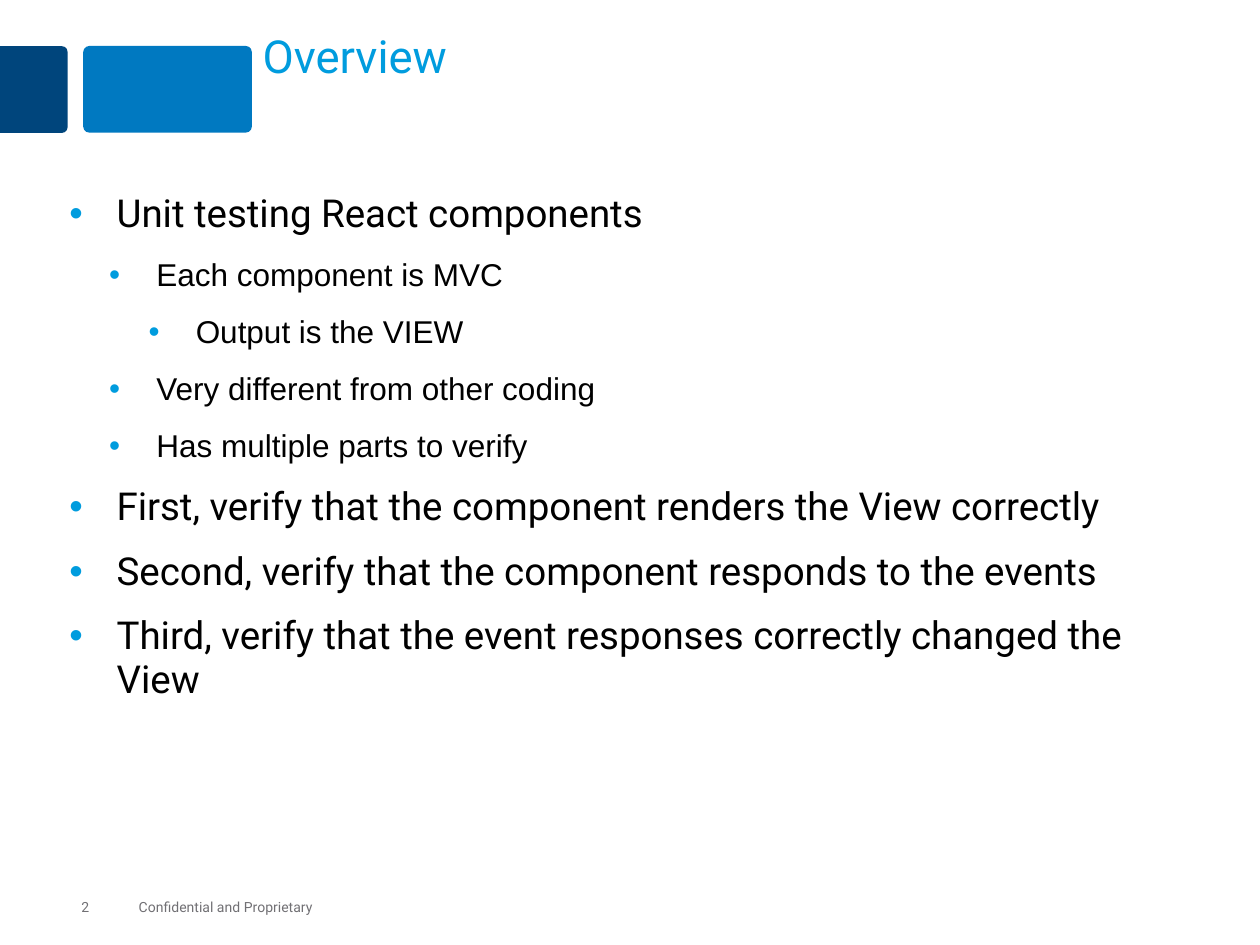
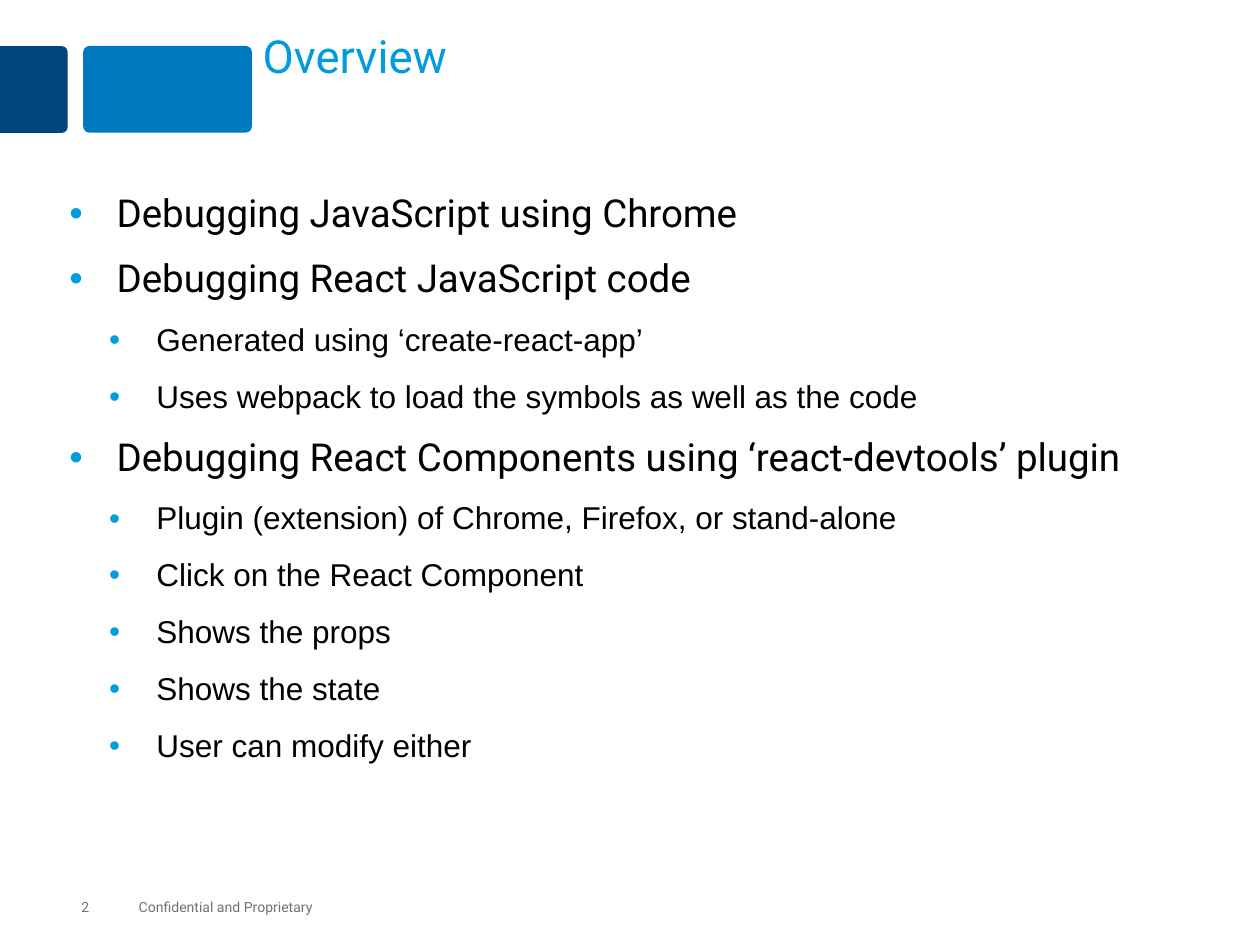
Before and after one commit to MaxMillington/react_practice, a slide deck: slide 2 of lesson-react-60-debugging/react-debugging.pptx. Drawn at 1260x945 pixels with LibreOffice and Linux fonts; fonts in the diff are those of the drawing. Boxes give left, top, right and bottom in pixels: in the first picture for what was removed or moved away, otherwise in the second. Text is boxed around its words. In the diff, an @@ line names an element or a change of style, - is before the commit and + after.

Commit message:
Added shared state section

```diff
--- a/lesson-react-60-debugging/react-debugging.pptx
+++ b/lesson-react-60-debugging/react-debugging.pptx
@@ text at (117,198,1120,763): text changed; size 22 to 18 pt; font Roboto to Arial @@
-• Unit testing React components
-  • Each component is MVC
-    • Output is the VIEW
-  • Very different from other coding
-  • Has multiple parts to verify
-• First, verify that the component renders the View correctly
-• Second, verify that the component responds to the events
-• Third, verify that the event responses correctly changed the View
+• Debugging JavaScript using Chrome
+• Debugging React JavaScript code
+  • Generated using ‘create-react-app’
+  • Uses webpack to load the symbols as well as the code
+• Debugging React Components using ‘react-devtools’ plugin
+  • Plugin (extension) of Chrome, Firefox, or stand-alone
+  • Click on the React Component
+  • Shows the props
+  • Shows the state
+  • User can modify either
```
Also in this commit, not shown: 2 other slides changed, 6 slides added, 26 slides removed, 37 other files.
